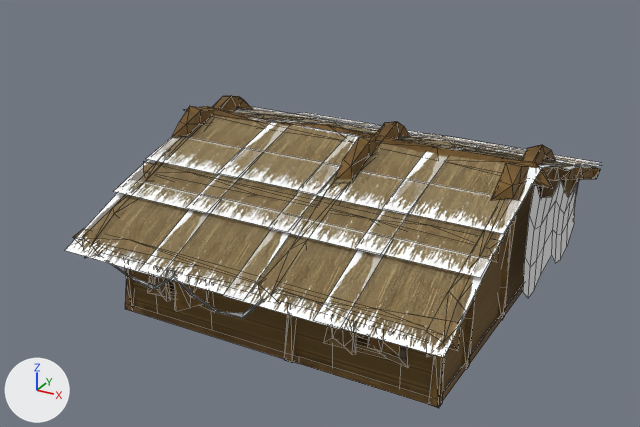
Two versions of the FBX model PrefabPack(.fbx)/Houses/House_four.fbx, one commit apart.
Rendered twice from a camera (50 mm lens) standing at (12.4, -26.3, 11.6) and looking at (-1.8, -0.6, -1.3). Lighting does not change. The marker at lower left points along +X, +Y and +Z. Mesh edges are drawn as thin lines.

In view in the first picture: 'Без имени-1.093', 'балки.032', 'корпус.005', 'стекло.004', 'ткань.003'.
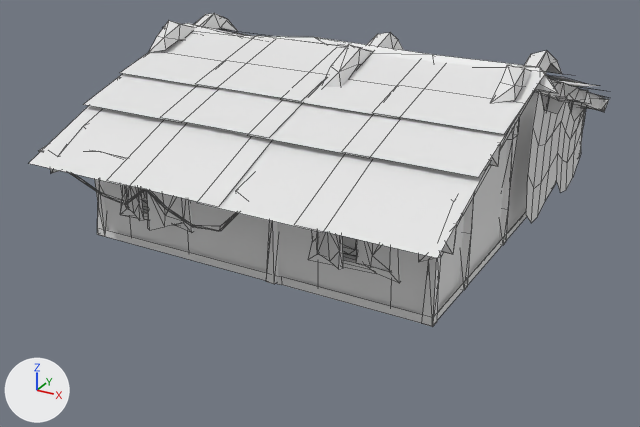
Commit message: Fixed materials houses

Location of each change, [x1, y1, x2, y2] in pixels of the pictures (640 x 427 px):
'Без имени-1.093', recoloured, moved: before [65, 107, 600, 358]; after [29, 31, 608, 258]
'корпус.005', recoloured, moved: before [106, 119, 573, 397]; after [102, 92, 581, 315]
'балки.032', recoloured, moved (brown to grey): before [73, 95, 600, 408]; after [39, 13, 609, 327]
'ткань.003', moved: before [98, 179, 578, 318]; after [70, 91, 586, 231]
'стекло.004', moved: before [169, 271, 365, 329]; after [143, 191, 356, 256]

What the commit changed:
me_cube_053 has 915 vertices, 1176 faces and spans x -5.9..8.3, y -7.4..10.8, z -2.4..3.7.
me_cube_053 no longer uses material mat_material_019 (picture img_атласик_png).
me_без_имени_1_057 has 112 vertices, 28 faces and spans x -7.0..6.1, y -9.0..9.9, z -2.3..1.4.
me_без_имени_1_057 no longer uses material mat_без_имени_1.
me_cube_001 has 81 vertices, 42 faces and spans x -4.1..8.2, y -6.6..10.6, z -2.2..3.3.
me_cube_001 no longer uses material mat_material_019 (picture img_атласик_png).
Object 'балки.032' (ob_балки_032) moves from (-1.91, -0.11, -1.58) to (-1.79, -1.17, 1.73).
Object 'ткань.003' (ob_ткань_003) moves from (1.78, -1.04, -1.73) to (1.88, -2.12, 1.59).
Object 'стекло.004' (ob_стекло_004) moves from (-2.88, -1.93, -1.95) to (-2.78, -2.99, 1.37).
Object 'Без имени-1.093' (ob_без_имени_1_093) moves from (-0.1, 1.1, 0.35) to (0.02, 0.04, 3.67).
Object 'корпус.005' (ob_корпус_005) moves from (-2.72, -0.44, -1.78) to (-2.61, -1.5, 1.54).
